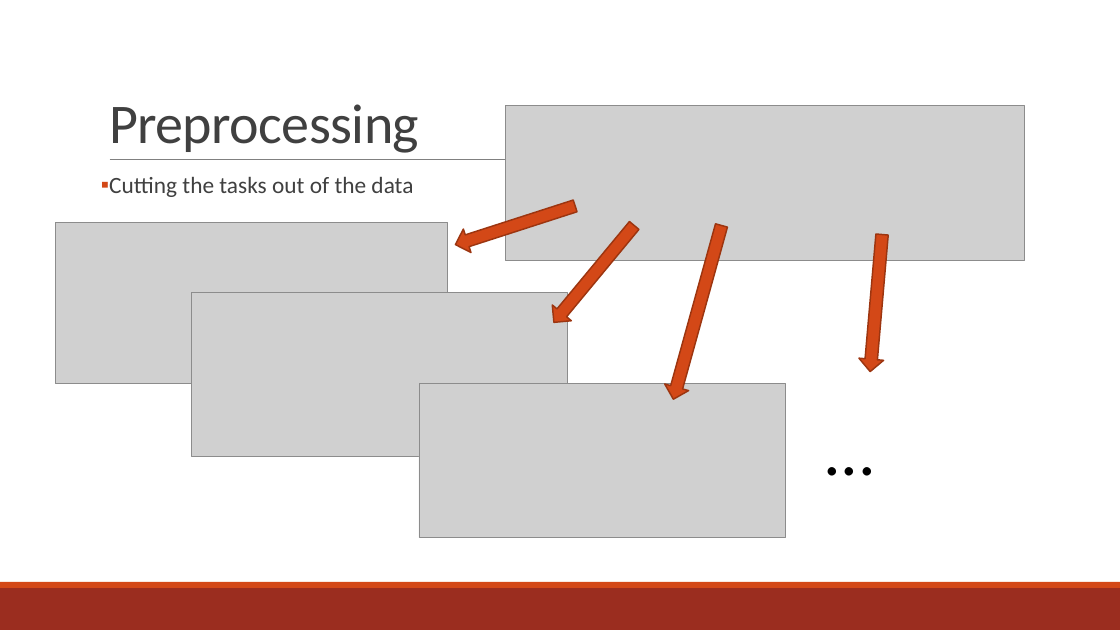
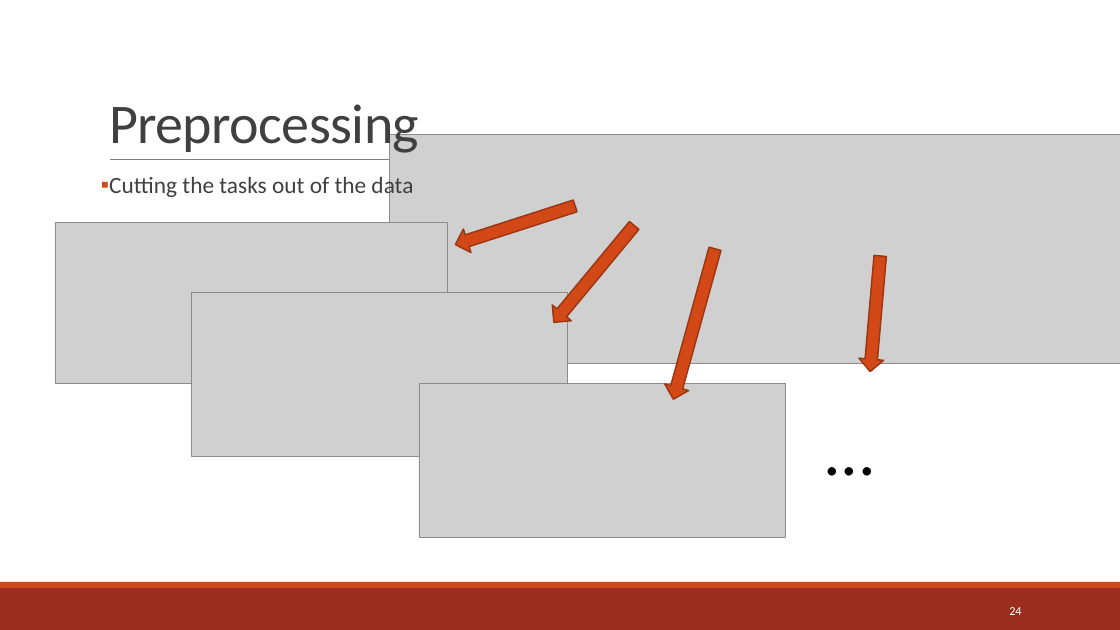
Before and after one commit to Rahazan/AI-BSc-Thesis, a slide deck: slide 24 of presentation/GSR Presentation.pptx (slide 22 before the commit). Drawn at 1120x630 pixels with LibreOffice and Linux fonts; fonts in the diff are those of the drawing; grey boxes stand for pictures. Boxes give left, top, right and bottom in pixels: in the first picture for what was removed or moved away, otherwise in the second. Text is boxed around its words. In the diff, an @@ line names an element or a change of style, - is before the commit and + after.

```diff
--- a/presentation/GSR Presentation.pptx
+++ b/presentation/GSR Presentation.pptx
@@ picture removed at bbox=[506, 106, 1025, 261] @@
@@ picture added at bbox=[390, 134, 1120, 364] @@
@@ down arrow: place and size @@
-down arrow at bbox=[662, 222, 734, 403]
+down arrow at bbox=[662, 246, 728, 403]
@@ down arrow: place and size @@
-down arrow at bbox=[858, 234, 895, 373]
+down arrow at bbox=[858, 255, 893, 372]
@@ page number added at bbox=[1009, 607, 1021, 615], 10.5 pt, text #FFFFFF @@
+24
```
Also in this commit, not shown: 32 other slides changed, 3 slides added, 1 other file.
